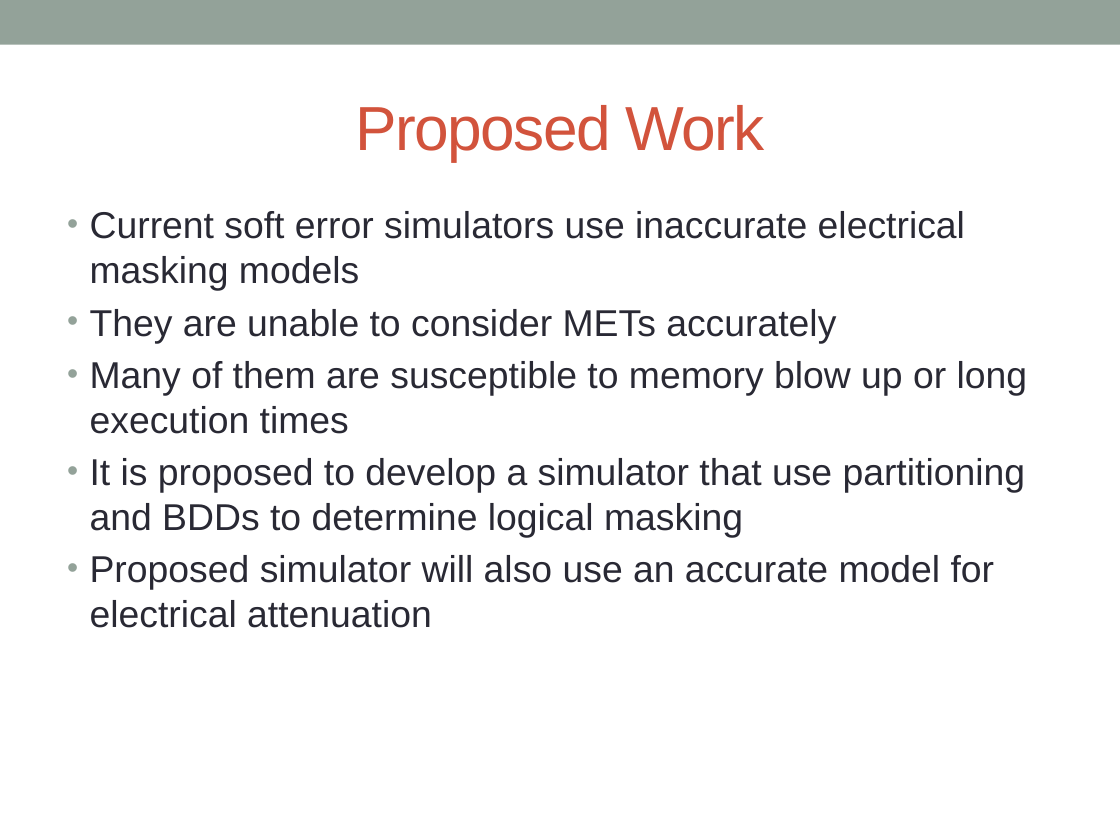
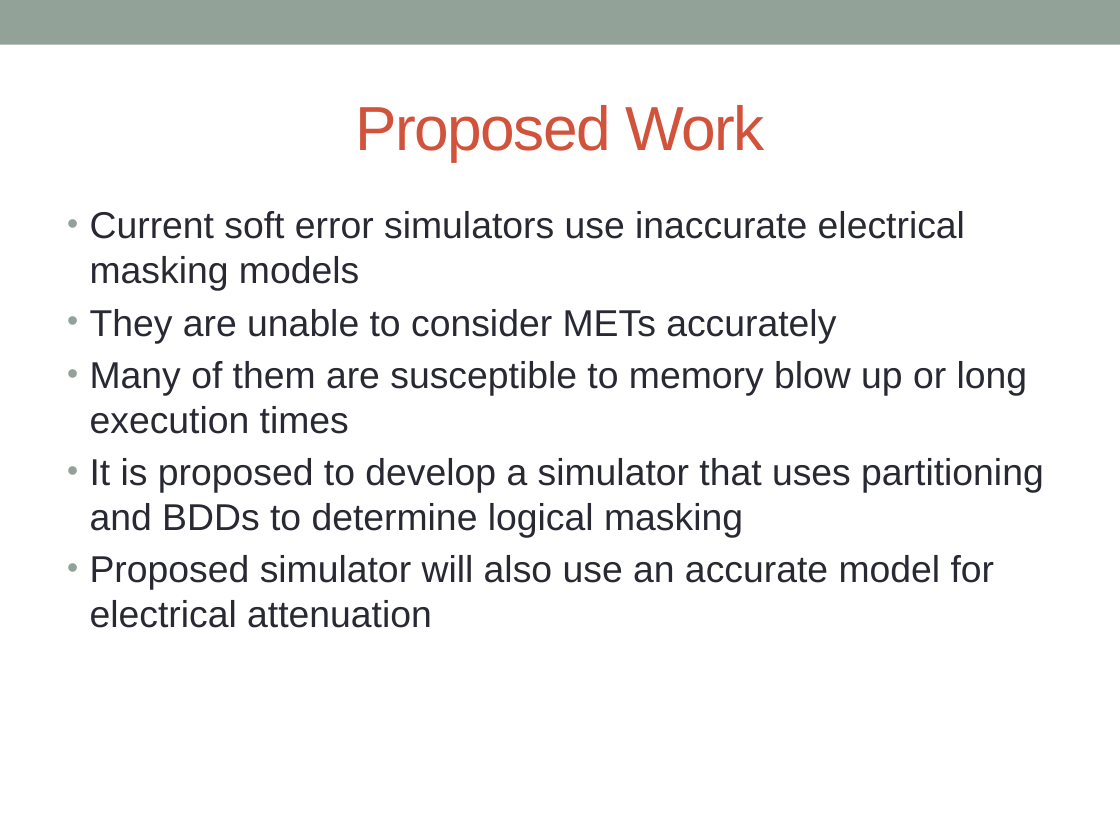
Before and after one commit to acwatkins88/Fast_SET, a slide deck: slide 21 of Dissertation/Dissertation Proposal/Dissertation Proposal.pptx. Drawn at 1120x840 pixels with LibreOffice and Linux fonts; fonts in the diff are those of the drawing; background and template pictures are left out. Boxes give left, top, right and bottom in pixels: in the first picture for what was removed or moved away, otherwise in the second. Text is boxed around its words. In the diff, an @@ line names an element or a change of style, - is before the commit and + after.

```diff
--- a/Dissertation/Dissertation Proposal/Dissertation Proposal.pptx
+++ b/Dissertation/Dissertation Proposal/Dissertation Proposal.pptx
@@ text at (x1=90, y1=458, x2=1044, y2=537): text changed @@
-• It is proposed to develop a simulator that use partitioning and BDDs to determine logical masking
+• It is proposed to develop a simulator that uses partitioning and BDDs to determine logical masking
```
Also in this commit, not shown: 17 other slides changed, 18 other files.
